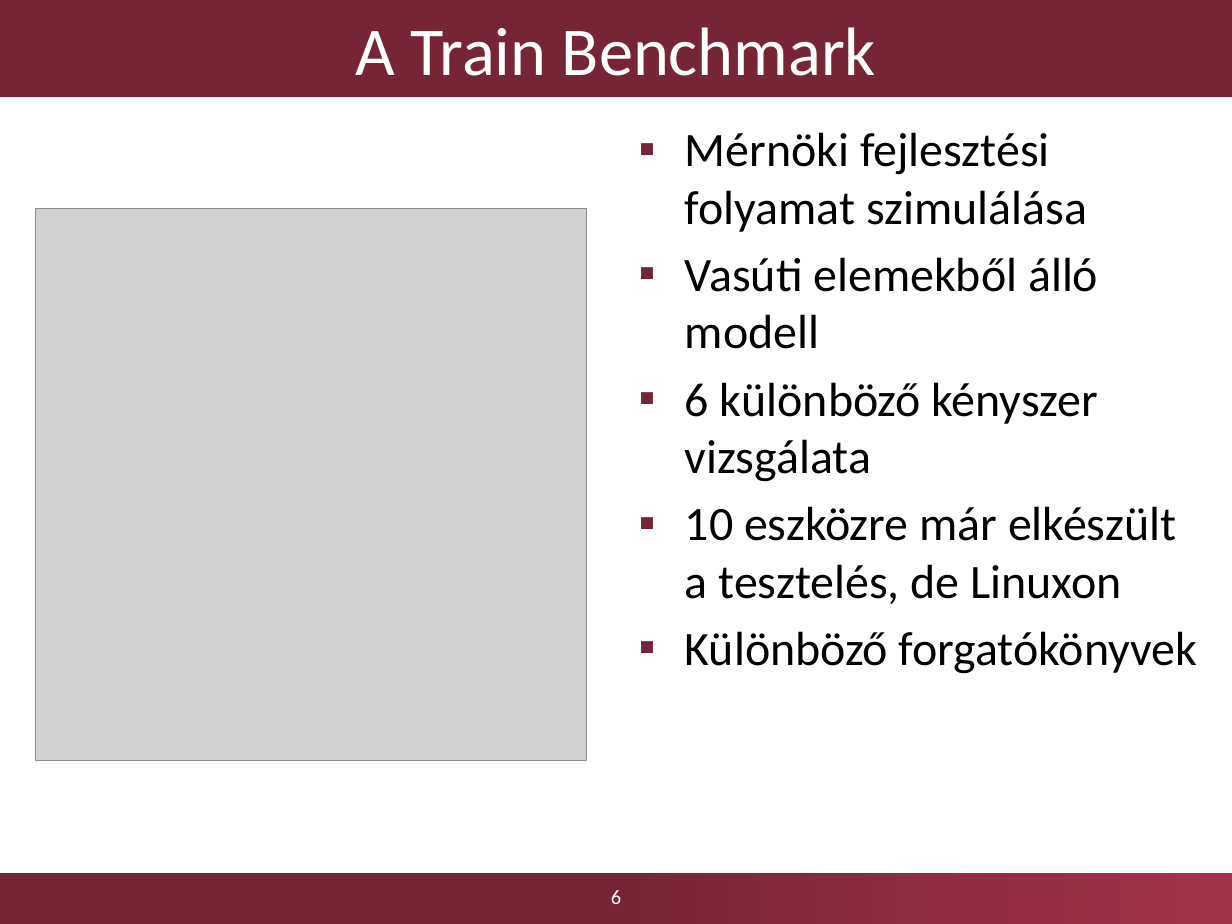
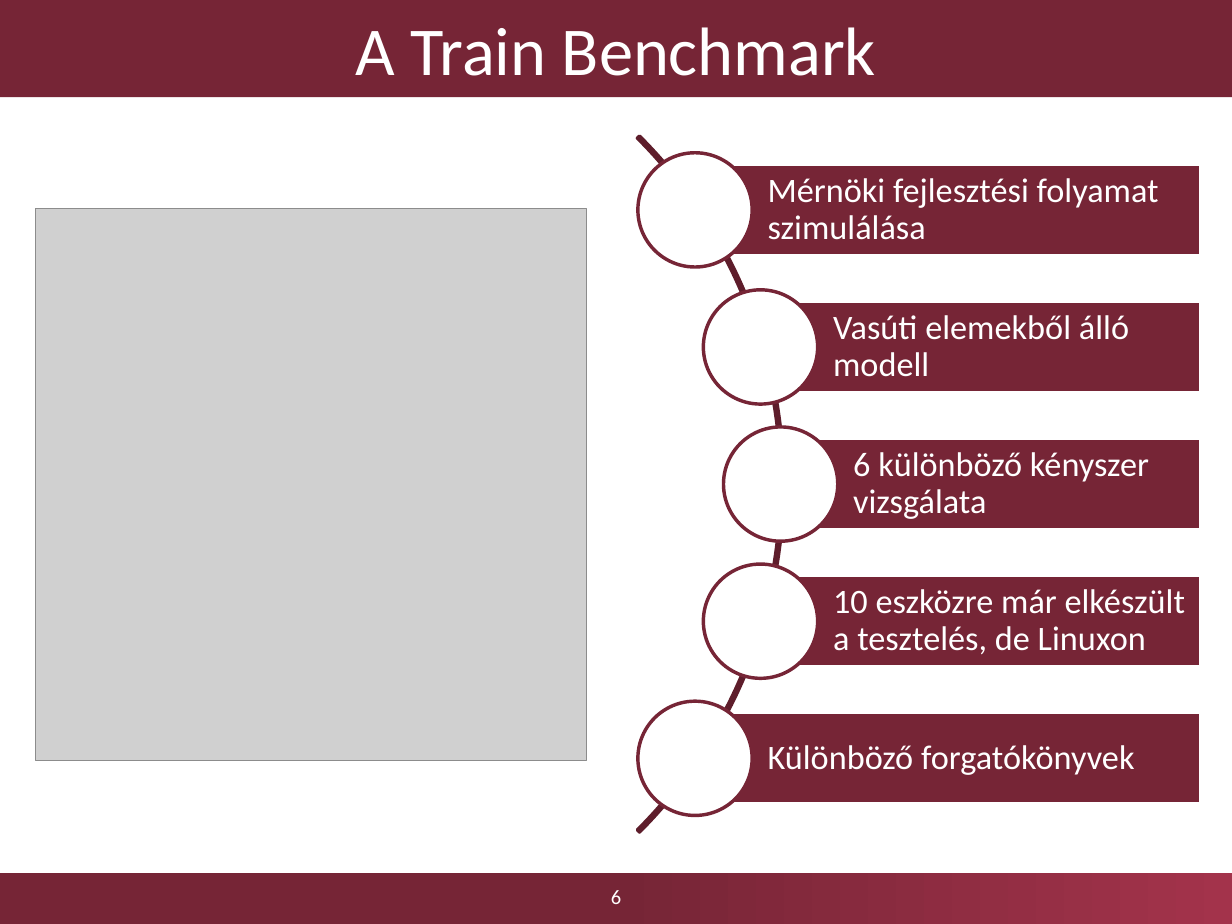
Before and after one commit to Kreestof/szakdolgozat-presentation, a slide deck: slide 6 of Dobosy_Kristof_szakdolgozat_2017_GraphEngine_0.pptx. Drawn at 1232x924 pixels with LibreOffice and Linux fonts; fonts in the diff are those of the drawing; grey boxes stand for pictures; background and template pictures are left out. Boxes give left, top, right and bottom in pixels: in the first picture for what was removed or moved away, otherwise in the second. Text is boxed around its words. In the diff, an @@ line names an element or a change of style, - is before the commit and + after.

```diff
--- a/Dobosy_Kristof_szakdolgozat_2017_GraphEngine_0.pptx
+++ b/Dobosy_Kristof_szakdolgozat_2017_GraphEngine_0.pptx
@@ text removed at (685,132,1197,674) @@
-▪ Mérnöki fejlesztési folyamat szimulálása
-▪ Vasúti elemekből álló modell
-▪ 6 különböző kényszer vizsgálata
-▪ 10 eszközre már elkészült a tesztelés, de Linuxon
-▪ Különböző forgatókönyvek
@@ group added at (0,0,1201,924): 5 rectangles, 5 texts, 5 ellipses, 1 arch (boxed as its full ring) @@
+Mérnöki fejlesztési folyamat szimulálása
+Vasúti elemekből álló modell
+6 különböző kényszer vizsgálata
+10 eszközre már elkészült a tesztelés, de Linuxon
+Különböző forgatókönyvek
```
Also in this commit, not shown: 11 other slides changed, 2 other files.
